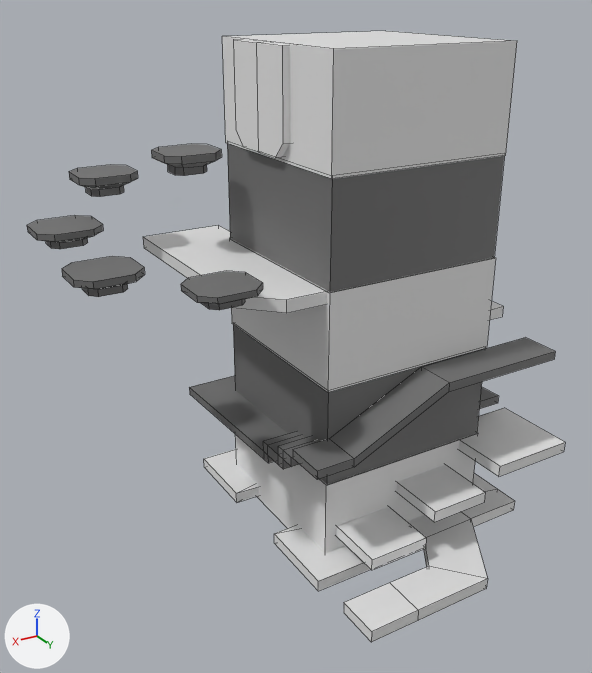
A saved change to the FBX model Assets/Models/floor1.fbx.
Before and after are seen from a 50 mm lens placed at (4.82, 6.78, 6.57), pointed at (0.92, 0.27, 3.32). The lights are fixed; the arrows at lower left show +X, +Y and +Z. Mesh edges are drawn as thin lines. Where no turn or scale is listed for an object, it has been applied to the vertices.

The first picture shows 'floor1.0', 'floor1.0Extras', 'floor1.1', 'floor1.1Extras', 'floor1.2', 'floor1.2Extras', 'floor1.3', 'floor1.3Extras', 'floor1.4', 'floor1.4Extras'.
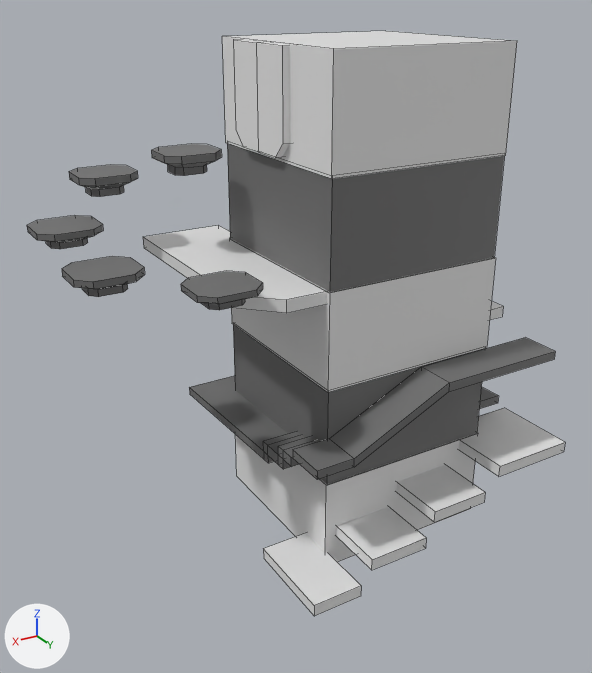
The newer file is also turned or shifted as a whole; pictures and numbers use the older file's frame.

The change, as a diff of the scene's bpy script:
```diff
--- a/Assets/Models/floor1.fbx.py
+++ b/Assets/Models/floor1.fbx.py
@@ me_cube_007 @@
 me_cube_007.from_pydata(...)  # 84 vertices, 76 faces; spans x -1.69..1.29, y -1.32..2.15, z -0.45..0.49
 # used by ob_floor1_0extras; location = (0.0, 0.0, 1.5)
 # verts and faces of me_cube_007; kept vertices keep their numbers, new ones are numbered from 84
+# me_cube_007 part 1: the loose piece of 60 vertices spanning x -1.36..1.29, y -1.32..2.15, z -0.45..-0.33 is deleted
+# me_cube_007 part 2
+verts[84] = (0.97, 1.6, -0.33)  # pixel (361, 585)
+verts[85] = (0.97, 0.6, -0.33)
+verts[86] = (0.97, 0.6, -0.45)
+verts[87] = (0.97, 1.6, -0.45)  # pixel (360, 596)
+for new, old in zip([*range(88, 92)], [*range(84, 88)]): verts[new] = verts[old] + (0.54, 0.0, 0.0)
+faces += [(85, 86, 90, 89), (88, 89, 90, 91), (86, 87, 91, 90), (84, 85, 89, 88), (84, 88, 91, 87)]
 me_cube_007.materials.append(mat_material)
```

Where the change shows, as pixel boxes (x1, y1, x2, y2) in the pictures (592 x 673 px):
'floor1.0Extras', reshaped (16% narrower, 11% shorter)
    before: (204, 408, 565, 642)
    after: (263, 408, 565, 616)
part 1 of me_cube_007, deleted
    before: (204, 449, 515, 642)
part 2 of me_cube_007, added
    after: (263, 533, 361, 616)
